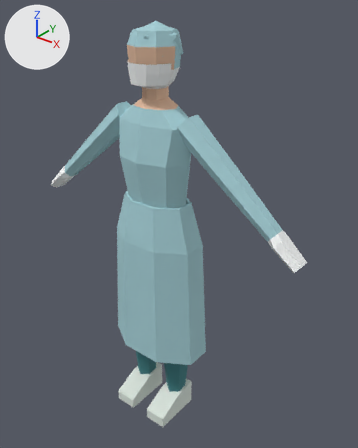
Renders of the FBX model Assets/Character/Surgeon_Male/Surgeon_Male.fbx from each side of a commit.
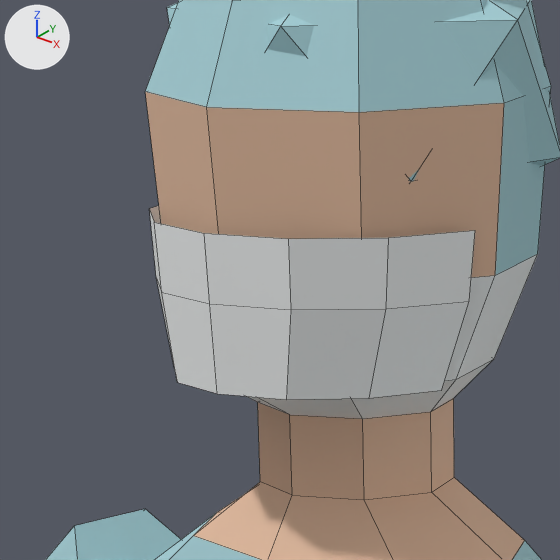
Each version is shown whole from a 50 mm lens placed at (1.352, -1.536, 2.018), pointed at (0.059, 0.08, 1.016), then close up on the part from 30% to 51% of the width and 7% to 24% of the height. Every picture has the same lights, and +X, +Y and +Z are marked at upper left. The last two pictures show the newer version. The close-ups show mesh edges as thin lines.

Script lines for the objects in view, before the commit:
```python
me_surgeon_male = bpy.data.meshes.new('Surgeon_Male')
me_surgeon_male.from_pydata(...)  # 330 vertices, 308 faces; spans x -0.72..0.72, y -0.17..0.15, z 0.0..1.89
# faces by material slot: [128, 20, 26, 42, 52, 26, 14]
me_surgeon_male.materials.append(mat_surgeon_male_gown)  # cyan #a6d0d7
me_surgeon_male.materials.append(mat_surgeon_male_skin)  # beige #e7bfa2
me_surgeon_male.materials.append(mat_surgeon_male_mask)  # white #f1f3f3
me_surgeon_male.materials.append(mat_surgeon_male_cap)  # cyan #a6d0d7
me_surgeon_male.materials.append(mat_surgeon_male_bottom)  # cyan #387c81
me_surgeon_male.materials.append(mat_surgeon_male_gloves)  # white #f6f8f8
me_surgeon_male.materials.append(mat_surgeon_male_shoes)  # white #dde7df
ob_surgeon_male = bpy.data.objects.new('Surgeon_Male', me_surgeon_male)
ob_surgeon_male.location = (0.0, 0.0, 0.0)
```
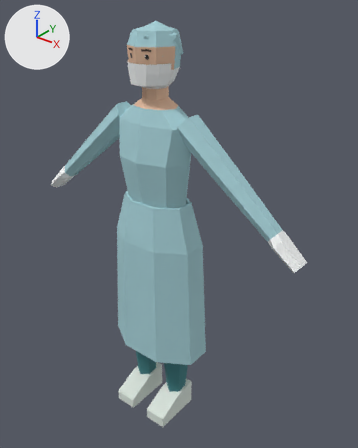
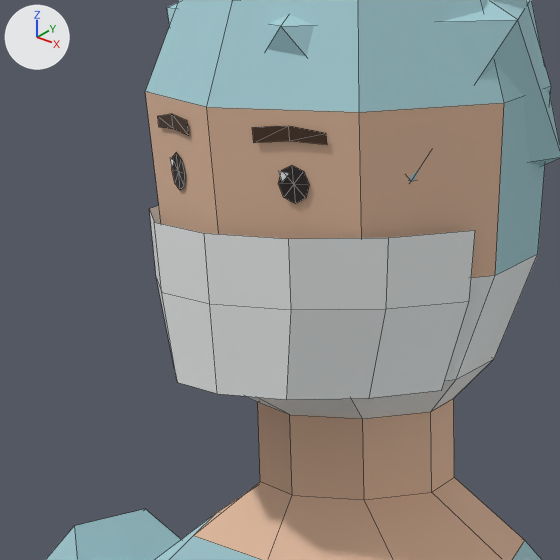
Location of each change, (x1, y1, x2, y2) in pixels of the close-ups (560 x 560 px):
part 1 of me_surgeon_male, added
    after: (158, 114, 327, 204)

What the commit changed:
Picture 'FacePalette.png' (img_facepalette_png) is new.
Material 'Surgeon_Male_Face' (mat_surgeon_male_face) is new.
Its texture is img_facepalette_png.
Its roughness is 0.55.
me_surgeon_male is used by ob_surgeon_male; location (0.0, 0.0, 0.0).
me_surgeon_male had 330 vertices, 308 faces and spanned x -0.72..0.72, y -0.17..0.15, z 0.0..1.89.
me_surgeon_male now has 388 vertices, 352 faces and spans x -0.72..0.72, y -0.17..0.15, z 0.0..1.89.
Part 1, on me_surgeon_male:
58 vertices are added at x -0.06..0.06, y -0.1..-0.08, z 1.76..1.8.
44 new faces join them, mat_surgeon_male_face (picture img_facepalette_png).
me_surgeon_male gains material mat_surgeon_male_face (picture img_facepalette_png).
